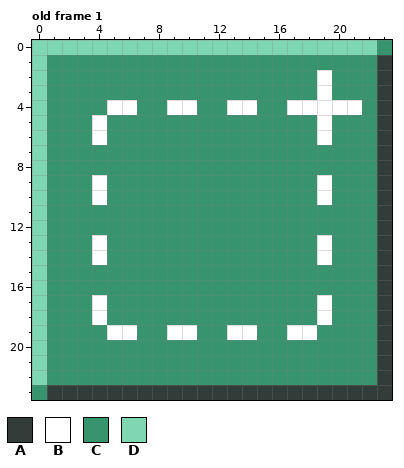
A pixel-art file gets an edit: src/assets/gui/buttons/toolbar-select.aseprite. The first picture shows the starting point.
24x24 pixels, 1 frame. Shown: old frame 1. The commit also changed other frames, which this record leaves out.
Palette (. is transparent): A #323c39  B #ffffff  C #37946e  D #7ed6b2
Pixels before, old frame 1, first column x 0:
 0 DDDDDDDDDDDDDDDDDDDDDDDC
 1 DCCCCCCCCCCCCCCCCCCCCCCA
 2 DCCCCCCCCCCCCCCCCCCBCCCA
 3 DCCCCCCCCCCCCCCCCCCBCCCA
 4 DCCCCBBCCBBCCBBCCBBBBBCA
 5 DCCCBCCCCCCCCCCCCCCBCCCA
 6 DCCCBCCCCCCCCCCCCCCBCCCA
 7 DCCCCCCCCCCCCCCCCCCCCCCA
 8 DCCCCCCCCCCCCCCCCCCCCCCA
 9 DCCCBCCCCCCCCCCCCCCBCCCA
10 DCCCBCCCCCCCCCCCCCCBCCCA
11 DCCCCCCCCCCCCCCCCCCCCCCA
12 DCCCCCCCCCCCCCCCCCCCCCCA
13 DCCCBCCCCCCCCCCCCCCBCCCA
14 DCCCBCCCCCCCCCCCCCCBCCCA
15 DCCCCCCCCCCCCCCCCCCCCCCA
16 DCCCCCCCCCCCCCCCCCCCCCCA
17 DCCCBCCCCCCCCCCCCCCBCCCA
18 DCCCBCCCCCCCCCCCCCCBCCCA
19 DCCCCBBCCBBCCBBCCBBCCCCA
20 DCCCCCCCCCCCCCCCCCCCCCCA
21 DCCCCCCCCCCCCCCCCCCCCCCA
22 DCCCCCCCCCCCCCCCCCCCCCCA
23 CAAAAAAAAAAAAAAAAAAAAAAA
After the commit:
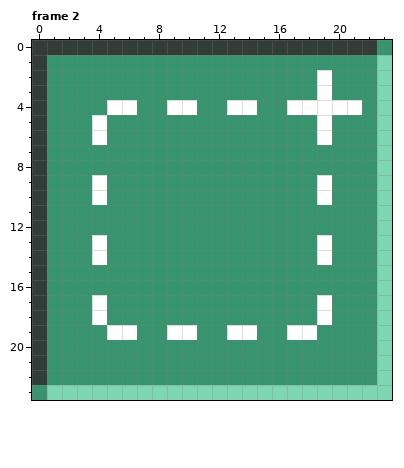
A new or re-ordered frame is compared with the old frame closest to it.
The exact change:
frames 1 -> 3
colour A: #323c39 -> #7ed6b2
colour D: #7ed6b2 -> #323c39
Pixel boxes of the changes (left, top, right, bottom) in both pictures:
changed: (32, 40, 392, 400)
